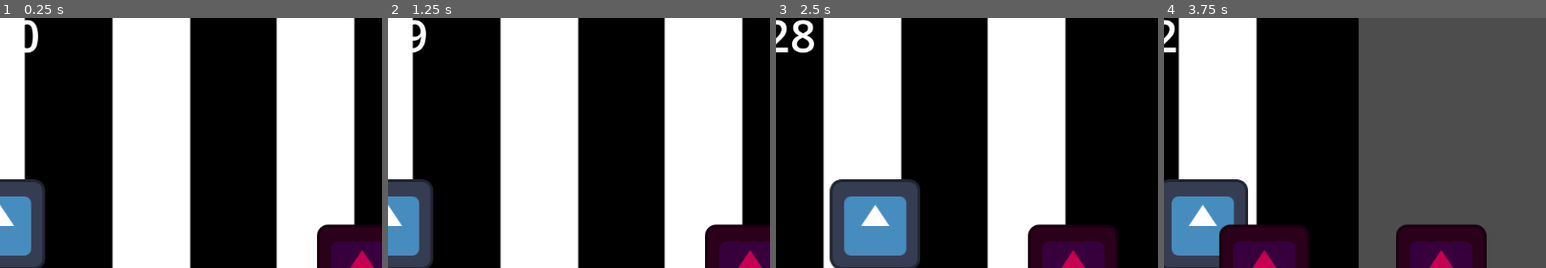
Above: before the commit, frames 1-4 (left to right).
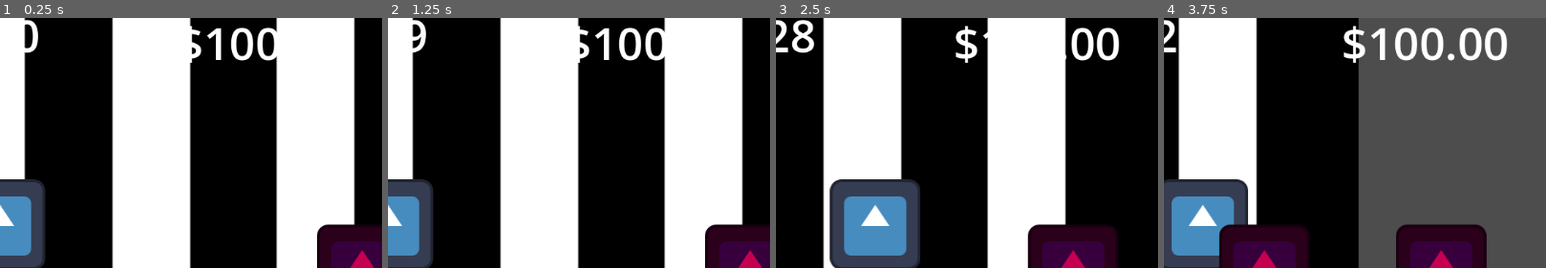
Above: after the commit, the same moments.

Repository: thisotherguyalso/KAILOG-Game
Game: Godot game, scene res://main.tscn
Same seed, same stepped clock (60 frames per second), same inputs: the game is played once before the commit and once after it. The engine's default icon, where the game draws it, is replaced by a stand-in: a white triangle on a blue panel in a dark square.
Inputs (mouse positions are % of the whole screen's width and height, from its top left):
- Up to frame 1 (0.25 s): no input
- Up to frame 2 (1.25 s): tap Enter at 0.5 s; drag from (26, 91) to (14, 50) at 0.52 s
- Up to frame 3 (2.5 s): tap Space at 1.25 s; drag from (38, 91) to (14, 50) at 1.27 s; tap Enter at 2 s; move the mouse to (50, 91) at 2.02 s; hold Right (ui_right) from 2.03 s (still down); hold Shift (sprint) from 2.03 s (still down); click (50, 91) at 2.17 s
- Up to frame 4 (3.75 s): release Right (ui_right) at 2.75 s; release Shift (sprint) at 2.75 s; drag from (62, 91) to (77, 58) at 2.77 s; drag from (74, 91) to (87, 58) at 3.52 s
The pictures show only the part of the screen within x 50-100%, y 8-58%; the shares and areas given below are measured in that part.

The runs differ from the first frame. In frame 1, 1.4% of the frame differs, in the area x 49-73%, y 3-18%; in frame 2, 1.4%; in frame 3, 1.4%; in frame 4, 2.5%, in the area x 47-90%, y 3-18%.

Commit message:
Fixed money

Diff:
--- a/kailog-demo/Items/pickup_item.tscn
+++ b/kailog-demo/Items/pickup_item.tscn
@@ -26,6 +26,7 @@
 radius = 85.052925
 
 [node name="PickupItem" type="Area2D" unique_id=234542647]
+z_index = 1
 collision_layer = 4
 collision_mask = 10
 script = ExtResource("1_2vssv")
--- a/kailog-demo/Misc/game_manager.gd
+++ b/kailog-demo/Misc/game_manager.gd
@@ -55,7 +55,7 @@
 	var results := RoundResults.new()
 	results.round_number = current_round
 	results.time_remaining = timer.get_seconds_left()
-	results.money = player.inventory.money
+	results.money = player.money.amount
 	results.grocery_complete = grocery_list.is_complete(player)
 
 	# Score each item in the player's inventory.
--- a/kailog-demo/Player/inventory_component.gd
+++ b/kailog-demo/Player/inventory_component.gd
@@ -6,8 +6,6 @@
 @export var capacity: int = 5
 
 var player: Player
-var money: float = 100.0
-
 
 func _ready():
 	player = owner
--- /dev/null
+++ b/kailog-demo/Player/money_component.gd
@@ -0,0 +1,30 @@
+## Tracks the player's money.
+class_name MoneyComponent
+extends Node
+
+signal money_changed(new_amount: float)
+
+@export var starting_money: float = 100.0
+
+var amount: float = 0.0
+
+func _ready() -> void:
+	amount = starting_money
+
+func add(value: float) -> void:
+	amount += value
+	money_changed.emit(amount)
+
+func deduct(value: float) -> bool:
+	if amount < value:
+		return false
+	amount -= value
+	money_changed.emit(amount)
+	return true
+
+func can_afford(value: float) -> bool:
+	return amount >= value
+
+func reset() -> void:
+	amount = starting_money
+	money_changed.emit(amount)
--- a/kailog-demo/Player/player.gd
+++ b/kailog-demo/Player/player.gd
@@ -3,4 +3,8 @@
 @onready var movement: MovementComponent = $MovementComponent
 @onready var inventory: InventoryComponent = $InventoryComponent
 @onready var ui: PlayerUI = $"CanvasLayer/Player UI"
+@onready var money: MoneyComponent = $MoneyComponent
 @export var game_manager: GameManager
+
+func _ready():
+	print("Player groups: ", get_groups())
--- a/kailog-demo/Player/player.tscn
+++ b/kailog-demo/Player/player.tscn
@@ -5,12 +5,13 @@
 [ext_resource type="PackedScene" uid="uid://brptlm60s6jo5" path="res://Player/player_ui.tscn" id="3_btcbx"]
 [ext_resource type="Script" uid="uid://dfju0tl5ha7qc" path="res://Player/movement_component.gd" id="4_gwnis"]
 [ext_resource type="Script" uid="uid://ca8wbfsruak5y" path="res://Player/inventory_component.gd" id="5_k53q1"]
+[ext_resource type="Script" uid="uid://xdb8r0rbno84" path="res://Player/money_component.gd" id="6_fhl08"]
 
 [sub_resource type="CapsuleShape2D" id="CapsuleShape2D_k53q1"]
 radius = 30.0
 height = 116.0
 
-[node name="Player" type="CharacterBody2D" unique_id=1861928323]
+[node name="Player" type="CharacterBody2D" unique_id=1861928323 groups=["Player"]]
 collision_layer = 2
 collision_mask = 5
 script = ExtResource("1_cvnsp")
@@ -32,12 +33,15 @@
 drag_right_margin = 0.1
 drag_bottom_margin = 0.1
 
-[node name="CanvasLayer" type="CanvasLayer" parent="." unique_id=1949154919]
-
-[node name="Player UI" parent="CanvasLayer" unique_id=434432760 instance=ExtResource("3_btcbx")]
-
 [node name="MovementComponent" type="Node" parent="." unique_id=1528758551]
 script = ExtResource("4_gwnis")
 
 [node name="InventoryComponent" type="Node" parent="." unique_id=1940238054]
 script = ExtResource("5_k53q1")
+
+[node name="MoneyComponent" type="Node" parent="." unique_id=161918027]
+script = ExtResource("6_fhl08")
+
+[node name="CanvasLayer" type="CanvasLayer" parent="." unique_id=1949154919]
+
+[node name="Player UI" parent="CanvasLayer" unique_id=434432760 instance=ExtResource("3_btcbx")]
--- a/kailog-demo/Player/player_ui.gd
+++ b/kailog-demo/Player/player_ui.gd
@@ -1,15 +1,18 @@
 class_name PlayerUI
 extends Control
 
-@onready var flood_bar: ProgressBar = $FloodBar
 @onready var inventory_grid: InventoryGrid = $InventoryGrid
+@onready var money_label: Label = $MoneyLabel
 
 var player: Player
 
-
 func _ready():
 	player = owner
+	_connect_signals.call_deferred()
 
+func _connect_signals() -> void:
+	player.money.money_changed.connect(_on_money_changed)
+	_on_money_changed(player.money.amount)
 
 ## Called by InventoryGrid when a drag ends outside any slot.
 ## Always spawns a pickup. Stations detect it via area overlap.
@@ -18,13 +21,14 @@
 	_spawn_pickup(item, world_pos)
 	player.inventory.remove_item(item)
 
-
 func _screen_to_world(screen_pos: Vector2) -> Vector2:
 	return player.get_canvas_transform().affine_inverse() * screen_pos
-
 
 func _spawn_pickup(item: Item, world_pos: Vector2) -> void:
 	var pickup := preload("res://Items/pickup_item.tscn").instantiate()
 	pickup.item = item
 	pickup.global_position = world_pos
 	player.get_parent().add_child(pickup)
+
+func _on_money_changed(new_amount: float) -> void:
+	money_label.text = "$%.2f" % new_amount
--- a/kailog-demo/Player/player_ui.tscn
+++ b/kailog-demo/Player/player_ui.tscn
@@ -51,3 +51,15 @@
 custom_minimum_size = Vector2(128, 128)
 layout_mode = 2
 script = ExtResource("4_m5vge")
+
+[node name="MoneyLabel" type="Label" parent="." unique_id=469529167]
+layout_mode = 1
+anchors_preset = 1
+anchor_left = 1.0
+anchor_right = 1.0
+offset_left = -92.0
+offset_top = 58.0
+offset_right = -52.0
+offset_bottom = 81.0
+grow_horizontal = 0
+theme_override_font_sizes/font_size = 64
--- a/kailog-demo/Stations/cleaning_station.gd
+++ b/kailog-demo/Stations/cleaning_station.gd
@@ -10,7 +10,8 @@
 func can_receive(item: Item) -> bool:
 	if _is_busy:
 		return false
-	return item is ItemContainer and item.state == ItemContainer.ContainerState.DIRTY
+	return (item is ItemContainer
+			and item.state != ItemContainer.ContainerState.CLEAN)
 
 
 func receive_item(item: Item) -> void:
@@ -29,5 +30,5 @@
 func _spawn_pickup(item: Item) -> void:
 	var pickup := preload("res://Items/pickup_item.tscn").instantiate()
 	pickup.item = item
-	pickup.global_position = global_position + Vector2(randi_range(-100, 100), randi_range(-100, 100))
+	pickup.global_position = global_position + Vector2(0, 40)
 	get_parent().add_child(pickup)
--- a/kailog-demo/Stations/refill_station.gd
+++ b/kailog-demo/Stations/refill_station.gd
@@ -1,4 +1,5 @@
 ## Refills a clean container with this station's contents.
+## Deducts refill_price from the player's money.
 class_name RefillStation
 extends Station
 
@@ -6,6 +7,7 @@
 ## Only accept containers whose item_name matches this. Leave empty for any.
 @export var required_container_name: String = ""
 @export var refill_duration: float = 2.0
+@export var refill_price: float = 5.0
 
 var _is_busy := false
 
@@ -18,12 +20,15 @@
 	var container := item as ItemContainer
 	if container.state != ItemContainer.ContainerState.CLEAN:
 		return false
-	if required_container_name != "" and container.item_name != required_container_name:
+	if (required_container_name != ""
+			and container.item_name != required_container_name):
 		return false
 	return true
 
 
 func receive_item(item: Item) -> void:
+	player.money.deduct(refill_price)
+
 	_is_busy = true
 	var container := item as ItemContainer
 
--- a/kailog-demo/Stations/refill_station.tscn
+++ b/kailog-demo/Stations/refill_station.tscn
@@ -8,6 +8,7 @@
 fill_contents = ""
 required_container_name = ""
 refill_duration = 2.0
+refill_price = 5.0
 
 [node name="Label" type="Label" parent="." index="2" unique_id=1265903786]
 offset_right = 40.0
--- a/kailog-demo/Stations/shop_station.gd
+++ b/kailog-demo/Stations/shop_station.gd
@@ -15,23 +15,20 @@
 
 
 func receive_item(item: Item) -> void:
-	if _nearby_player == null:
-		return
-	var price := _get_sell_price(item)
-	_nearby_player.inventory.money += price
+	player.money.add(_get_sell_price(item))
 	# TODO: show floating "+$X" feedback.
 
 
 # ── Buying (click) ───────────────────────────────────────────────────────────
 
-func interact(player: Player) -> void:
+func interact() -> void:
 	if item_for_sale == null:
 		return
-	if player.inventory.money < buy_price:
+	if not player.money.can_afford(buy_price):
 		# TODO: show "not enough money" feedback.
 		return
 	if player.inventory.add_item(item_for_sale):
-		player.inventory.money -= buy_price
+		player.money.deduct(buy_price)
 
 
 # ── Helpers ──────────────────────────────────────────────────────────────────
--- a/kailog-demo/Stations/shop_station.tscn
+++ b/kailog-demo/Stations/shop_station.tscn
@@ -2,9 +2,6 @@
 
 [ext_resource type="PackedScene" uid="uid://xtlr2ado4iyg" path="res://Stations/station.tscn" id="1_d5fem"]
 [ext_resource type="Script" uid="uid://btxvkhako7h7j" path="res://Stations/shop_station.gd" id="2_bvvwf"]
-
-[sub_resource type="RectangleShape2D" id="RectangleShape2D_d5fem"]
-size = Vector2(128, 64)
 
 [node name="ShopStation" unique_id=1300298490 instance=ExtResource("1_d5fem")]
 script = ExtResource("2_bvvwf")
@@ -15,10 +12,3 @@
 offset_right = 40.0
 offset_bottom = 23.0
 text = "shop"
-
-[node name="StaticBody2D" type="StaticBody2D" parent="." index="3" unique_id=283617943]
-
-[node name="CollisionShape2D" type="CollisionShape2D" parent="StaticBody2D" index="0" unique_id=1444622586]
-position = Vector2(0, 32)
-shape = SubResource("RectangleShape2D_d5fem")
-debug_color = Color(0.19791797, 0.6415829, 0, 0.41960785)
--- a/kailog-demo/Stations/station.gd
+++ b/kailog-demo/Stations/station.gd
@@ -1,36 +1,34 @@
 ## Base class for all interactable stations.
 ##
 ## Node structure:
-##   Station (Area2D)           ← this script (layer 4, mask 3)
+##   Station (Area2D)           ← this script
 ##     ├─ Sprite2D
 ##     └─ CollisionShape2D
 ##
-## PickupItem (Area2D) should be on layer 3 so stations detect it.
-## Stations detect pickups via area_entered. For pickups that spawn
-## already overlapping, PickupItem calls check_for_overlapping_pickups().
+## Add the Player node to the "player" group in the editor.
 class_name Station
 extends Area2D
 
 signal item_processed(item: Item)
 
-var _nearby_player: Player = null
+var _player_cache: Player = null
+var player: Player:
+	get:
+		if _player_cache == null:
+			_player_cache = get_tree().get_first_node_in_group("Player")
+		return _player_cache
 
 
 func _ready() -> void:
 	area_entered.connect(_on_area_entered)
-	body_entered.connect(_on_body_entered)
-	body_exited.connect(_on_body_exited)
 
 
 # ── Pickup detection ─────────────────────────────────────────────────────────
 
-## Fires when a pickup moves into the station after spawning elsewhere.
 func _on_area_entered(area: Area2D) -> void:
 	_try_consume(area)
 
 
-## Called by PickupItem for the spawn-on-top case.
-## Needs one physics frame for get_overlapping_areas() to populate.
 func check_for_overlapping_pickups() -> void:
 	await get_tree().physics_frame
 	for area in get_overlapping_areas():
@@ -61,18 +59,5 @@
 	pass
 
 
-## Called when the player clicks/taps the station without dragging.
-func interact(_player: Player) -> void:
+func interact() -> void:
 	pass
-
-
-# ── Player proximity ─────────────────────────────────────────────────────────
-
-func _on_body_entered(body: Node2D) -> void:
-	if body is Player:
-		_nearby_player = body
-
-
-func _on_body_exited(body: Node2D) -> void:
-	if body is Player and body == _nearby_player:
-		_nearby_player = null
--- a/kailog-demo/Stations/station.tscn
+++ b/kailog-demo/Stations/station.tscn
@@ -21,10 +21,10 @@
 modulate = Color(0.77096444, 0, 0.31792608, 1)
 texture = ExtResource("2_5jkxk")
 
-[node name="StaticBody2D" type="StaticBody2D" parent="." unique_id=148367841]
+[node name="StationWall" type="StaticBody2D" parent="." unique_id=148367841]
 collision_mask = 2
 
-[node name="CollisionShape2D" type="CollisionShape2D" parent="StaticBody2D" unique_id=1054573748]
+[node name="CollisionShape2D" type="CollisionShape2D" parent="StationWall" unique_id=1054573748]
 position = Vector2(0, 32)
 shape = SubResource("RectangleShape2D_5jkxk")
 debug_color = Color(0.19791797, 0.6415829, 0, 0.41960785)
--- a/kailog-demo/project.godot
+++ b/kailog-demo/project.godot
@@ -23,6 +23,10 @@
 
 window/size/viewport_width=1080
 window/size/viewport_height=720
+
+[global_group]
+
+Player="The player instance."
 
 [input]
 
Not shown, added: kailog-demo/Player/money_component.gd.uid
